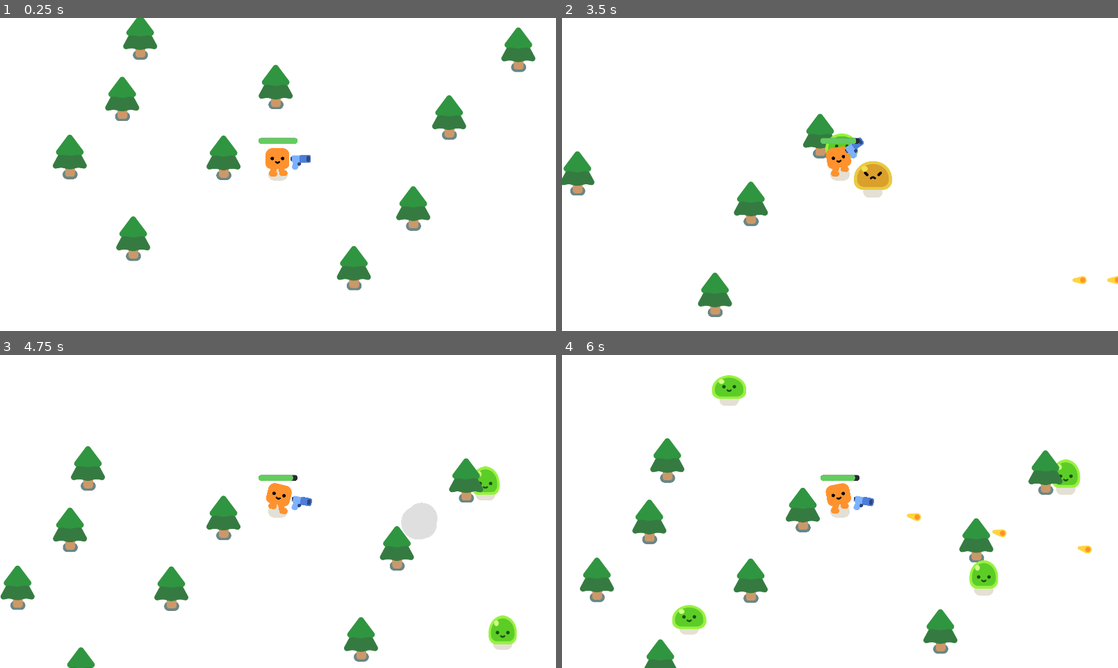
Above: before the commit, frames 1-4 (two rows, left to right).
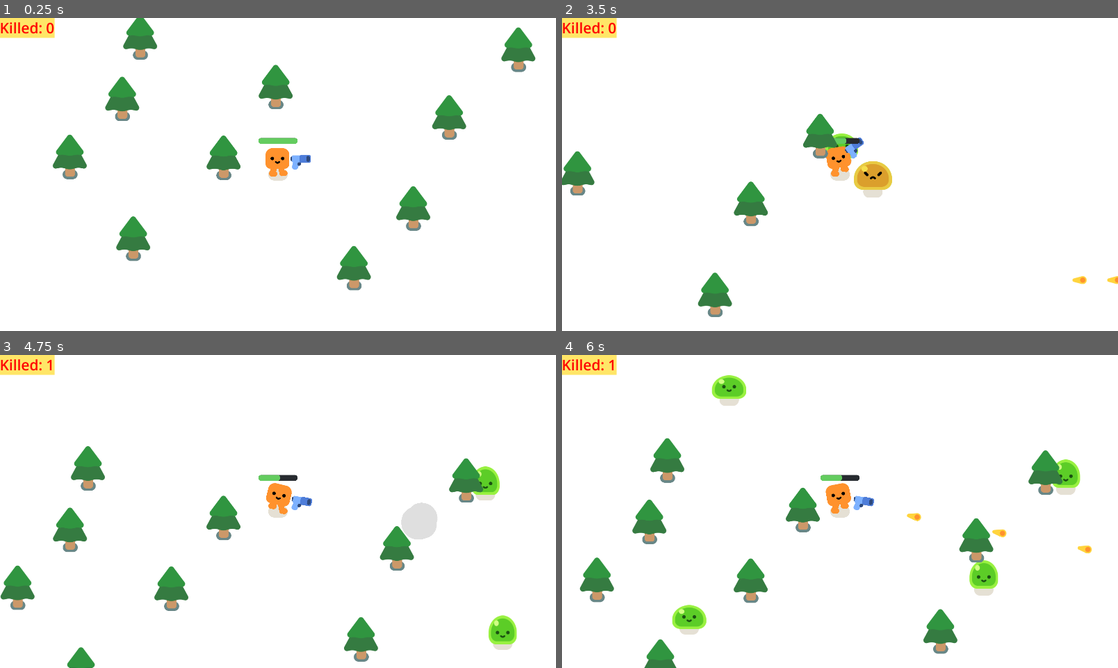
Above: after the commit, the same moments.

Repository: kwilson33/Godot-Vampire-Survivors-Tutorial
Game: Godot game, scene res://survivors_game.tscn
Two runs of this game, one before a commit and one after it. Both use one fixed random seed, a clock stepped at 60 frames per second and the inputs below.
Inputs:
- Up to frame 1 (0.25 s): no input
- Up to frame 2 (3.5 s): tap Enter at 0.5 s; hold D (move_right) 0.53-1.28 s; hold S (move_down) 1.28-2.03 s; tap Space at 2 s; hold D (move_right) 2.03-2.78 s; hold W (move_up) from 2.78 s (still down)
- Up to frame 3 (4.75 s): release W (move_up) at 3.53 s; hold A (move_left) from 3.53 s (still down)
- Up to frame 4 (6 s): release A (move_left) at 5.03 s; hold S (move_down) 5.03-5.78 s; hold D (move_right) from 5.78 s (still down)

The runs differ from the first frame. In frame 1, 0.6% of the frame differs, in the area x 0-10%, y 0-7%; in frame 2, 0.8%, in the area x 0-53%, y 0-45%; in frame 3, 0.7%; in frame 4, 0.7%.

Commit message:
Add enemy kill counter + label to display.
To get kill counter working with instantiated enemy nodes, I learned how to
connect signals between a node and register a signal to a function, ie.

killed signal from node --> _on_enemy_killed() in main game scene

Also, organize all PineTrees under one parent 'Node'. Not sure if good
way to do this.

A few ugly fixes in this change, like how GameOver text and kill counter text is
modified.

Diff:
--- a/mob.gd
+++ b/mob.gd
@@ -3,6 +3,8 @@
 @onready var player: Node = get_node("/root/Game/Player")
 
 const SMOKE_EXPLOSION: Resource = preload("res://smoke_explosion/smoke_explosion.tscn")
+
+signal killed
 
 func _ready() -> void:
 	%Slime.play_walk_animation()
@@ -25,4 +27,5 @@
 		# Add smoke as a 'sibling' of the mob instead of as child
 		get_parent().add_child(smoke)
 		smoke.global_position = global_position
+		killed.emit()
 		queue_free()
--- a/player.gd
+++ b/player.gd
@@ -3,7 +3,7 @@
 signal health_depeleted
 
 var health: float = 100.0
-const DAMAGE_RATE:float = 25.0
+const DAMAGE_RATE:float = 100.0
 
 # TODO: Make damage higher over time and based on enemies killed
 
--- a/project.godot
+++ b/project.godot
@@ -88,11 +88,16 @@
 
 window/size/viewport_width=1920
 window/size/viewport_height=1080
+window/size/always_on_top=true
 window/stretch/mode="viewport"
 
 [dotnet]
 
 project/assembly_name="Getting started with Godot 4"
+
+[editor]
+
+import/size/always_on_top=true
 
 [editor_plugins]
 
--- a/survivors_game.gd
+++ b/survivors_game.gd
@@ -2,8 +2,17 @@
 
 const MOB: Resource = preload("res://mob.tscn")
 
+var enemyDeathCount: int = 0
+
+func _ready() -> void:
+	# TODO: I don't like the way I'm updating the label text here
+	%KillCount.text = "Killed: {0}".format([enemyDeathCount])
+
 func spawn_mob() -> void:
-	var new_mob = MOB.instantiate()
+	# Instantiate new mob & connect the killed signal
+	var new_mob: Node = MOB.instantiate()
+	new_mob.killed.connect(_on_enemy_killed)
+
 	# Get random value along path surrounding game area
 	%PathFollow2D.progress_ratio = randf()
 	new_mob.global_position = %PathFollow2D.global_position
@@ -14,5 +23,14 @@
 	spawn_mob()
 
 func _on_player_health_depeleted() -> void:
+	# TODO: Move this code somewhere else for managing the game over stuff
+	%GameOverText.text = "GAME OVER... SLIME SUPREMACY\n\n\nEnemies killed: {0}".format([enemyDeathCount])
 	%GameOverScreen.visible = true
 	get_tree().paused = true
+
+# TODO: Not sure I'm connecting the mob 'killed' signal the best way
+func _on_enemy_killed() -> void:
+	enemyDeathCount += 1
+	# TODO: I don't like the way I'm updating  the label text here
+	%KillCount.text = "Killed: {0}".format([enemyDeathCount])
+	#print("enemyDeathCount = {enemyDeathCount}".format({"enemyDeathCount": enemyDeathCount}))
--- a/survivors_game.tscn
+++ b/survivors_game.tscn
@@ -1,8 +1,13 @@
-[gd_scene load_steps=5 format=3 uid="uid://skjawqanqgt2"]
+[gd_scene load_steps=8 format=3 uid="uid://skjawqanqgt2"]
 
 [ext_resource type="PackedScene" uid="uid://qe588423211k" path="res://player.tscn" id="1_afp3a"]
 [ext_resource type="Script" path="res://survivors_game.gd" id="1_rmbkt"]
 [ext_resource type="PackedScene" uid="uid://t3uy5fwt5pjq" path="res://pine_tree.tscn" id="2_bmpf8"]
+
+[sub_resource type="FontVariation" id="FontVariation_b2ven"]
+
+[sub_resource type="StyleBoxFlat" id="StyleBoxFlat_kpbb5"]
+bg_color = Color(1, 0.835294, 0, 0.596078)
 
 [sub_resource type="Curve2D" id="Curve2D_ra84p"]
 _data = {
@@ -10,10 +15,27 @@
 }
 point_count = 5
 
+[sub_resource type="FontVariation" id="FontVariation_21dhd"]
+
 [node name="Game" type="Node2D"]
 y_sort_enabled = true
 position = Vector2(-39, 3)
 script = ExtResource("1_rmbkt")
+
+[node name="CanvasLayer2" type="CanvasLayer" parent="."]
+
+[node name="KillCount" type="Label" parent="CanvasLayer2"]
+unique_name_in_owner = true
+offset_left = -1.0
+offset_top = -1.0
+offset_right = 170.0
+offset_bottom = 68.0
+theme_override_colors/font_color = Color(1, 0, 0, 1)
+theme_override_fonts/font = SubResource("FontVariation_b2ven")
+theme_override_font_sizes/font_size = 50
+theme_override_styles/normal = SubResource("StyleBoxFlat_kpbb5")
+text = "
+"
 
 [node name="CanvasLayer" type="CanvasLayer" parent="."]
 layer = -1
@@ -37,35 +59,37 @@
 position = Vector2(-162, -105)
 rotation = 1.57238
 
-[node name="PineTree" parent="." instance=ExtResource("2_bmpf8")]
-position = Vector2(744, 614)
+[node name="Trees" type="Node" parent="."]
 
-[node name="PineTree2" parent="." instance=ExtResource("2_bmpf8")]
-position = Vector2(924, 370)
+[node name="PineTree4" parent="Trees" instance=ExtResource("2_bmpf8")]
+position = Vector2(1484, 478)
 
-[node name="PineTree10" parent="." instance=ExtResource("2_bmpf8")]
-position = Vector2(456, 199)
+[node name="PineTree9" parent="Trees" instance=ExtResource("2_bmpf8")]
+position = Vector2(1723, 244)
 
-[node name="PineTree3" parent="." instance=ExtResource("2_bmpf8")]
-position = Vector2(1194, 995)
+[node name="PineTree" parent="Trees" instance=ExtResource("2_bmpf8")]
+position = Vector2(705, 617)
 
-[node name="PineTree8" parent="." instance=ExtResource("2_bmpf8")]
-position = Vector2(1399, 789)
+[node name="PineTree2" parent="Trees" instance=ExtResource("2_bmpf8")]
+position = Vector2(885, 373)
 
-[node name="PineTree4" parent="." instance=ExtResource("2_bmpf8")]
-position = Vector2(1523, 475)
+[node name="PineTree10" parent="Trees" instance=ExtResource("2_bmpf8")]
+position = Vector2(417, 202)
 
-[node name="PineTree9" parent="." instance=ExtResource("2_bmpf8")]
-position = Vector2(1762, 241)
+[node name="PineTree3" parent="Trees" instance=ExtResource("2_bmpf8")]
+position = Vector2(1155, 998)
 
-[node name="PineTree5" parent="." instance=ExtResource("2_bmpf8")]
-position = Vector2(394, 411)
+[node name="PineTree5" parent="Trees" instance=ExtResource("2_bmpf8")]
+position = Vector2(355, 414)
 
-[node name="PineTree6" parent="." instance=ExtResource("2_bmpf8")]
-position = Vector2(432, 893)
+[node name="PineTree6" parent="Trees" instance=ExtResource("2_bmpf8")]
+position = Vector2(393, 896)
 
-[node name="PineTree7" parent="." instance=ExtResource("2_bmpf8")]
-position = Vector2(213, 611)
+[node name="PineTree7" parent="Trees" instance=ExtResource("2_bmpf8")]
+position = Vector2(174, 614)
+
+[node name="PineTree8" parent="Trees" instance=ExtResource("2_bmpf8")]
+position = Vector2(1360, 792)
 
 [node name="SpawnTimer" type="Timer" parent="."]
 wait_time = 0.75
@@ -84,6 +108,7 @@
 color = Color(0, 0, 0, 0.937255)
 
 [node name="GameOverText" type="Label" parent="GameOverScreen/ColorRect"]
+unique_name_in_owner = true
 layout_mode = 1
 anchors_preset = 8
 anchor_left = 0.5
@@ -96,9 +121,11 @@
 offset_bottom = 11.5
 grow_horizontal = 2
 grow_vertical = 2
+theme_override_colors/font_color = Color(0.976296, 0, 0.247847, 1)
+theme_override_fonts/font = SubResource("FontVariation_21dhd")
 theme_override_font_sizes/font_size = 100
-text = "GAME OVER. SLIME SUPREMACY.
-"
+horizontal_alignment = 1
+vertical_alignment = 1
 
 [connection signal="health_depeleted" from="Player" to="." method="_on_player_health_depeleted"]
 [connection signal="timeout" from="SpawnTimer" to="." method="_on_timer_timeout"]
